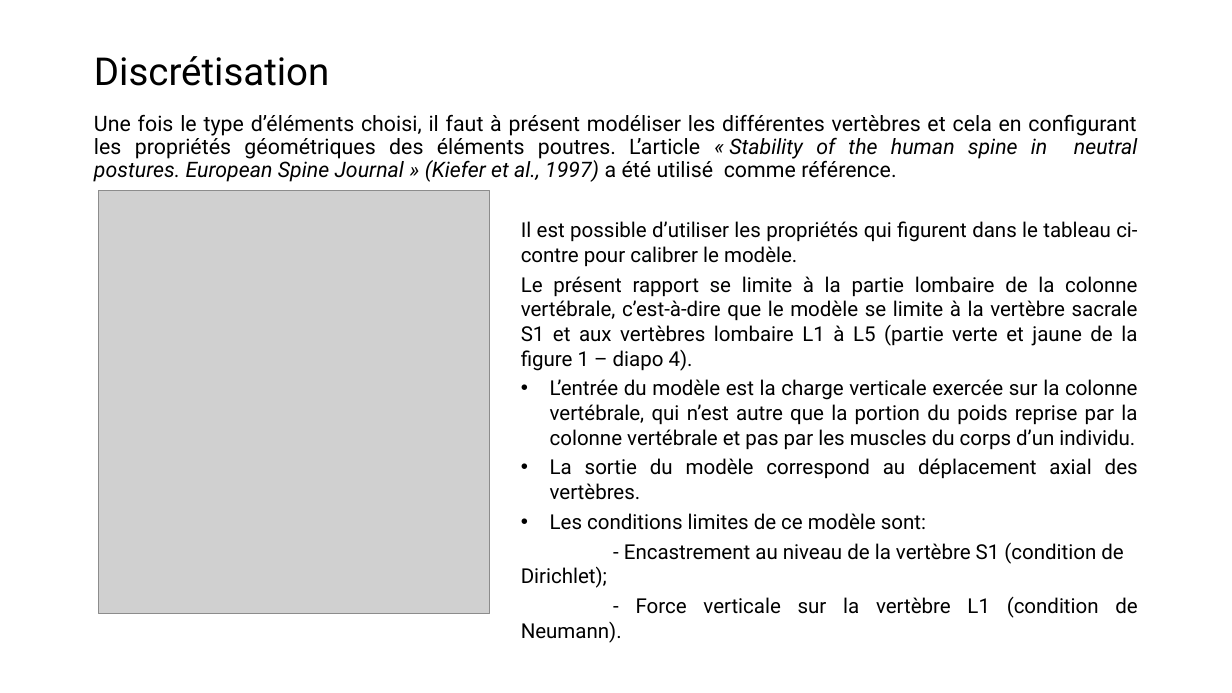
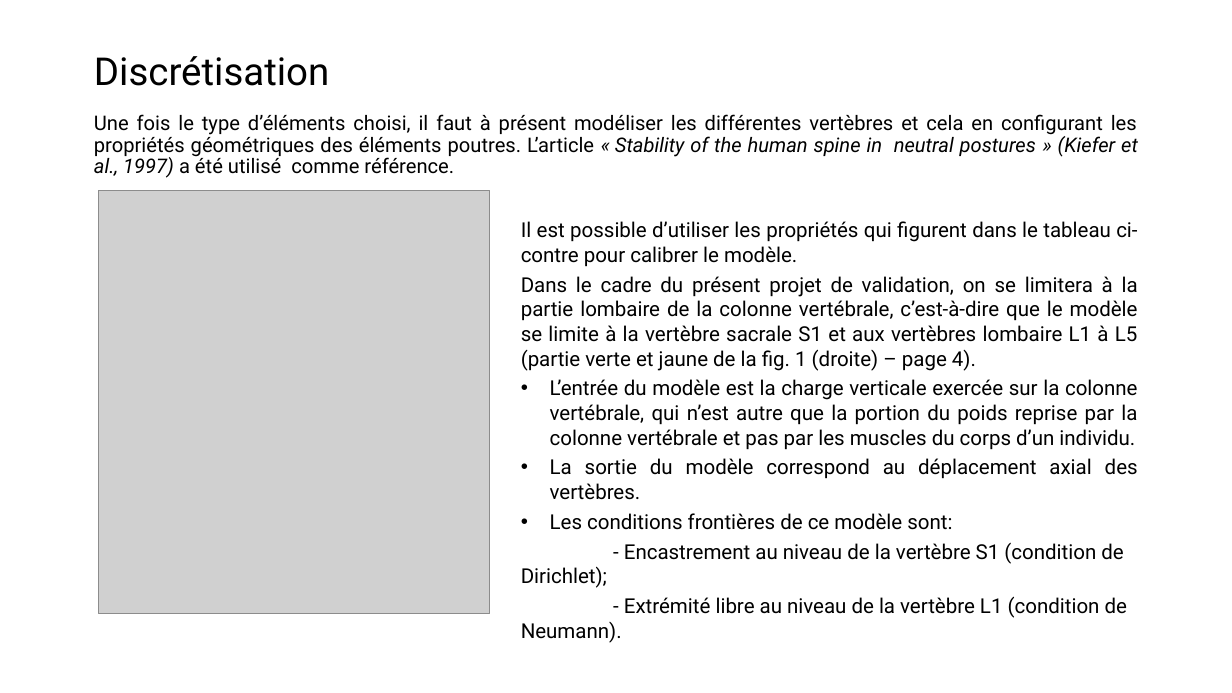
Before and after one commit to AcileSf/MEC8211ProjetFinal, a slide deck: slide 5 of Rapport_Projet_V1.pptx. Drawn at 1232x693 pixels with LibreOffice and Linux fonts; fonts in the diff are those of the drawing; grey boxes stand for pictures. Boxes give left, top, right and bottom in pixels: in the first picture for what was removed or moved away, otherwise in the second. Text is boxed around its words. In the diff, an @@ line names an element or a change of style, - is before the commit and + after.

Commit message:
mise a jour avec F=150 N + completion rapport

```diff
--- a/Rapport_Projet_V1.pptx
+++ b/Rapport_Projet_V1.pptx
@@ text at [94, 114, 1138, 178]: text changed; size 16.6 to 15.7 pt @@
-Une fois le type d’éléments choisi, il faut à présent modéliser les différentes vertèbres et cela en configurant les propriétés géométriques des éléments poutres. L’article « Stability of the human spine in neutral postures. European Spine Journal » (Kiefer et al., 1997) a été utilisé comme référence.
+Une fois le type d’éléments choisi, il faut à présent modéliser les différentes vertèbres et cela en configurant les propriétés géométriques des éléments poutres. L’article « Stability of the human spine in neutral postures » (Kiefer et al., 1997) a été utilisé comme référence.
@@ text at [521, 276, 1138, 371]: text changed @@
-Le présent rapport se limite à la partie lombaire de la colonne vertébrale, c’est-à-dire que le modèle se limite à la vertèbre sacrale S1 et aux vertèbres lombaire L1 à L5 (partie verte et jaune de la figure 1 – diapo 4).
+Dans le cadre du présent projet de validation, on se limitera à la partie lombaire de la colonne vertébrale, c’est-à-dire que le modèle se limite à la vertèbre sacrale S1 et aux vertèbres lombaire L1 à L5 (partie verte et jaune de la fig. 1 (droite) – page 4).
@@ text at [550, 513, 952, 530]: text changed @@
-• Les conditions limites de ce modèle sont:
+• Les conditions frontières de ce modèle sont:
@@ text at [521, 596, 1127, 643]: text changed @@
-- Force verticale sur la vertèbre L1 (condition de Neumann).
+- Extrémité libre au niveau de la vertèbre L1 (condition de Neumann).
```
Also in this commit, not shown: 8 other slides changed, 3 slides added, 1 other file.
